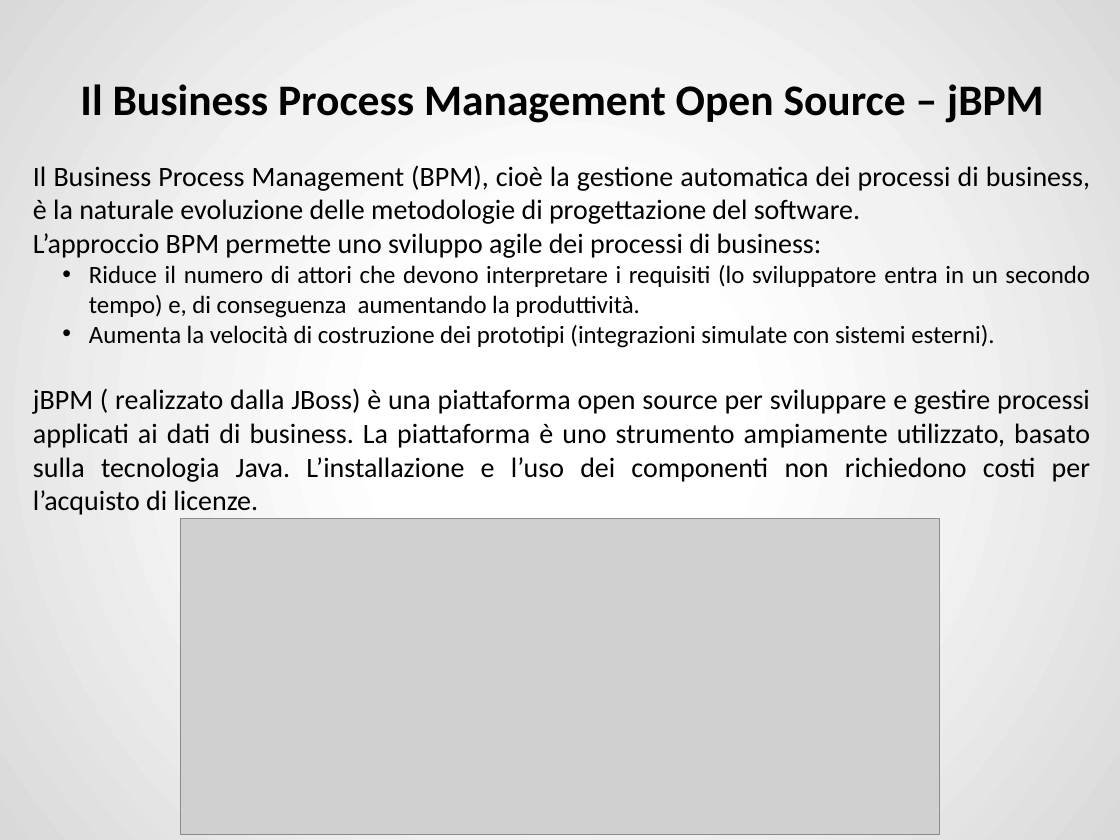
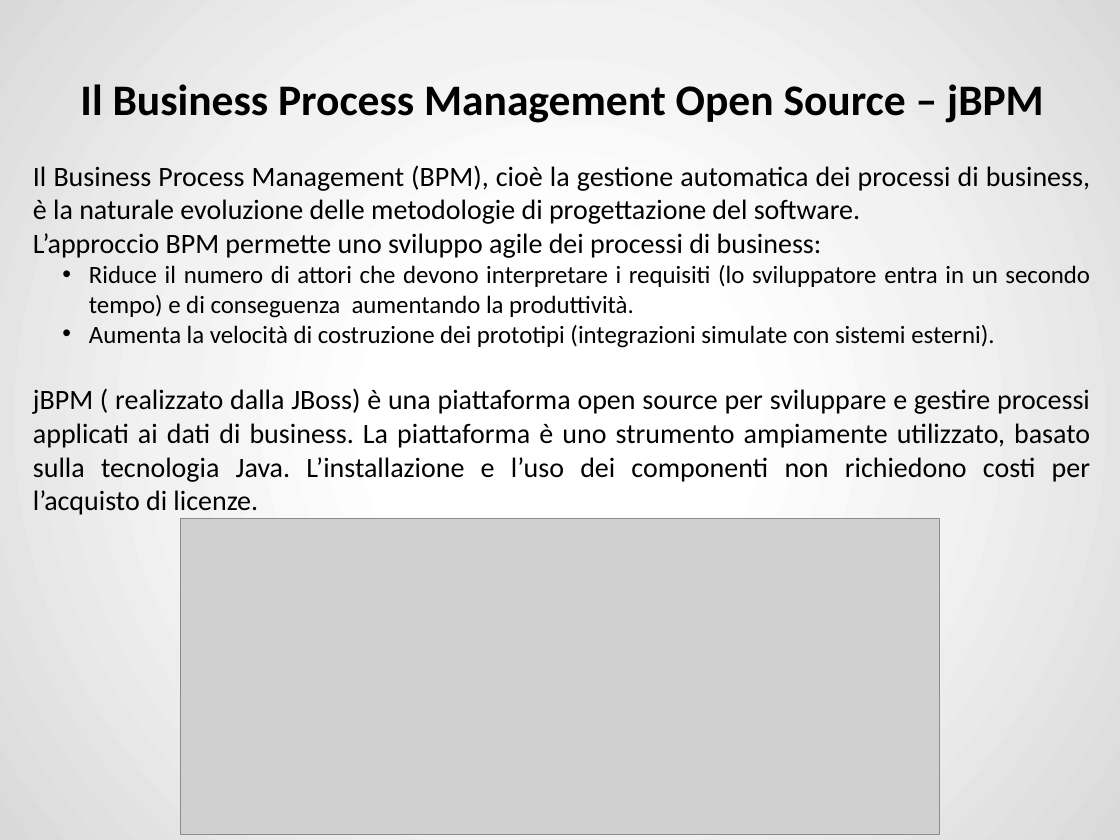
Before and after one commit to ZhangUranus/amicidelgas, a slide deck: slide 50 of SeamAmiciDelGas/risorse_gassose/presentazione_demo/SeamAmiciDelGas - finale.pptx (slide 40 before the commit). Drawn at 1120x840 pixels with LibreOffice and Linux fonts; fonts in the diff are those of the drawing; grey boxes stand for pictures; background and template pictures are left out. Boxes give left, top, right and bottom in pixels: in the first picture for what was removed or moved away, otherwise in the second. Text is boxed around its words. In the diff, an @@ line names an element or a change of style, - is before the commit and + after.

```diff
--- a/SeamAmiciDelGas/risorse_gassose/presentazione_demo/SeamAmiciDelGas - finale.pptx
+++ b/SeamAmiciDelGas/risorse_gassose/presentazione_demo/SeamAmiciDelGas - finale.pptx
@@ text at <box>89,265,1090,318</box>: text changed @@
-  • Riduce il numero di attori che devono interpretare i requisiti (lo sviluppatore entra in un secondo tempo) e, di conseguenza aumentando la produttività.
+  • Riduce il numero di attori che devono interpretare i requisiti (lo sviluppatore entra in un secondo tempo) e di conseguenza aumentando la produttività.
```
Also in this commit, not shown: 25 other slides changed, 12 slides added, 4 slides removed.
